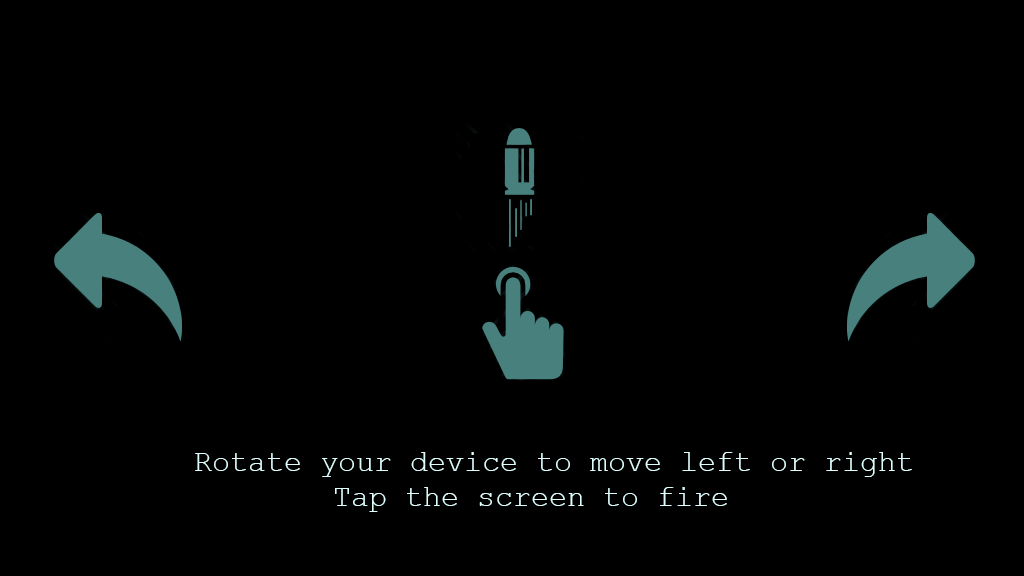
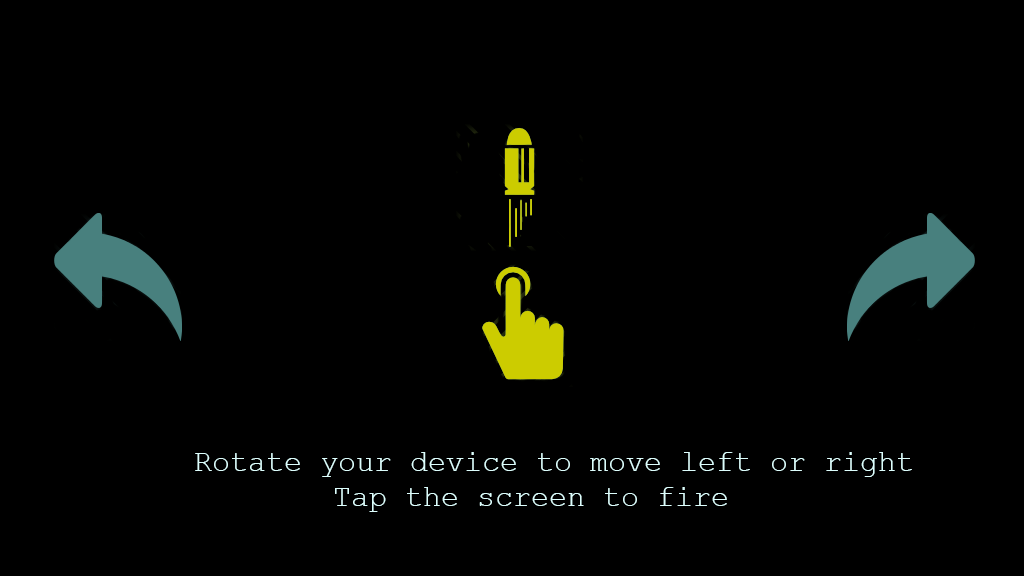
Layer changes from the first 1024 × 576 image to the second:
added group "Group 1 copy" with 2 layers above "Group 1" over (x1=457, y1=125, x2=582, y2=381)
added layer "Layer 3" (1st of 2, in "Group 1 copy") in group "Group 1 copy" over (x1=457, y1=125, x2=582, y2=250)
added layer "Layer 1" (1st of 2, in "Group 1 copy") in group "Group 1 copy" over (x1=482, y1=264, x2=565, y2=381)
